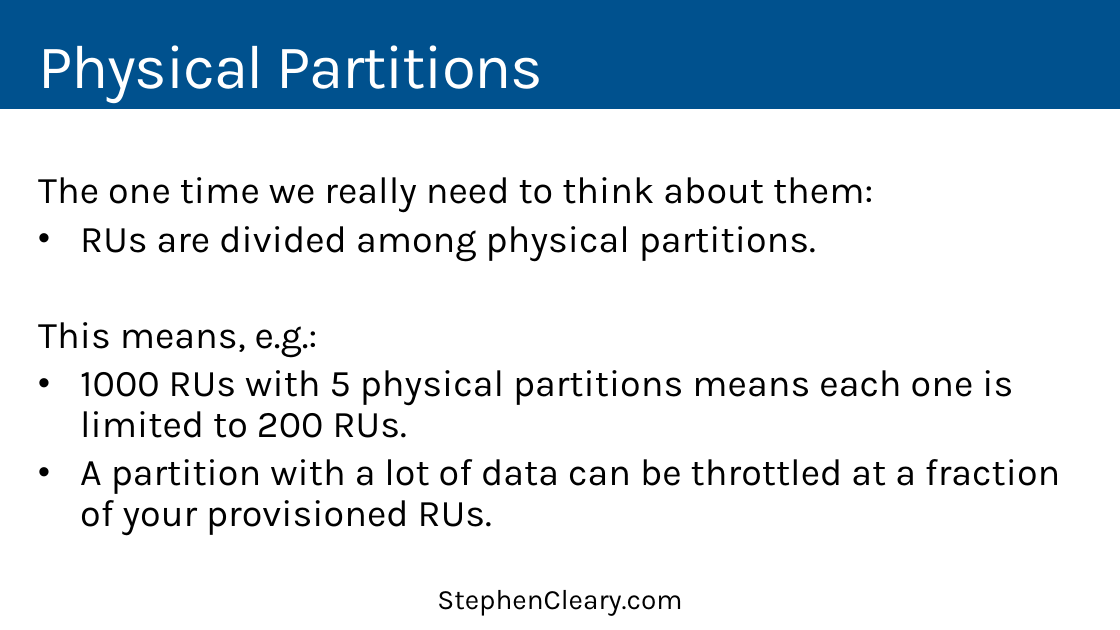
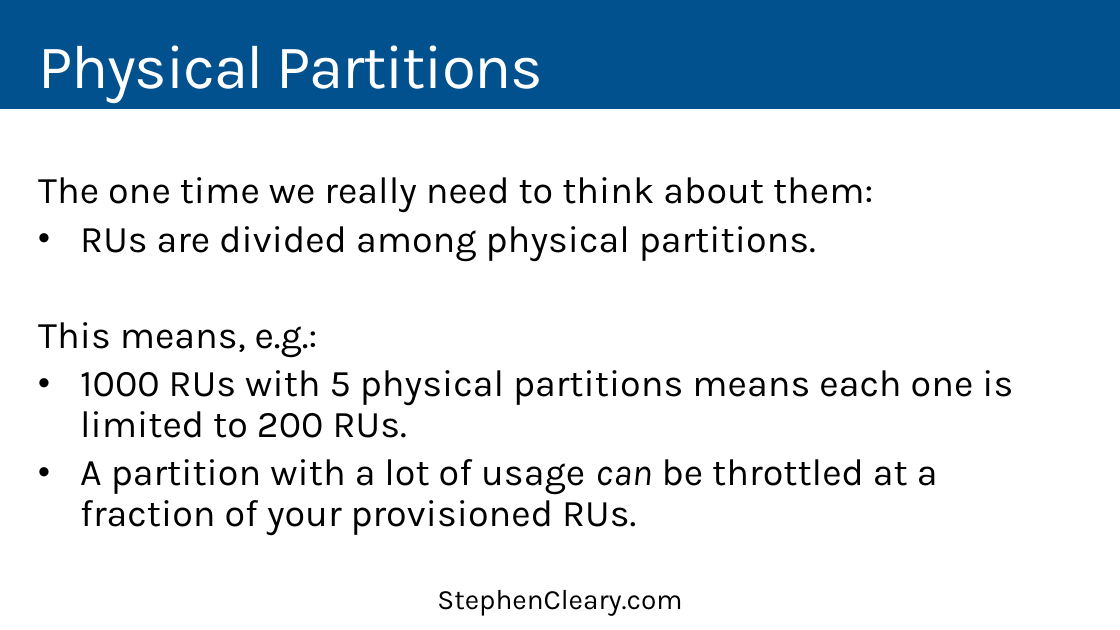
Before and after one commit to StephenCleary/Presentations, a slide deck: slide 36 of CosmosDB/CosmosDB - 16.9.pptx. Drawn at 1120x630 pixels with LibreOffice and Linux fonts; fonts in the diff are those of the drawing. Boxes give left, top, right and bottom in pixels: in the first picture for what was removed or moved away, otherwise in the second. Text is boxed around its words. In the diff, an @@ line names an element or a change of style, - is before the commit and + after.

```diff
--- a/CosmosDB/CosmosDB - 16.9.pptx
+++ b/CosmosDB/CosmosDB - 16.9.pptx
@@ text at [80,459,938,536]: text changed @@
-• A partition with a lot of data can be throttled at a fraction of your provisioned RUs.
+• A partition with a lot of usage can be throttled at a fraction of your provisioned RUs.
```
Also in this commit, not shown: 15 other slides changed, 4 other files.
